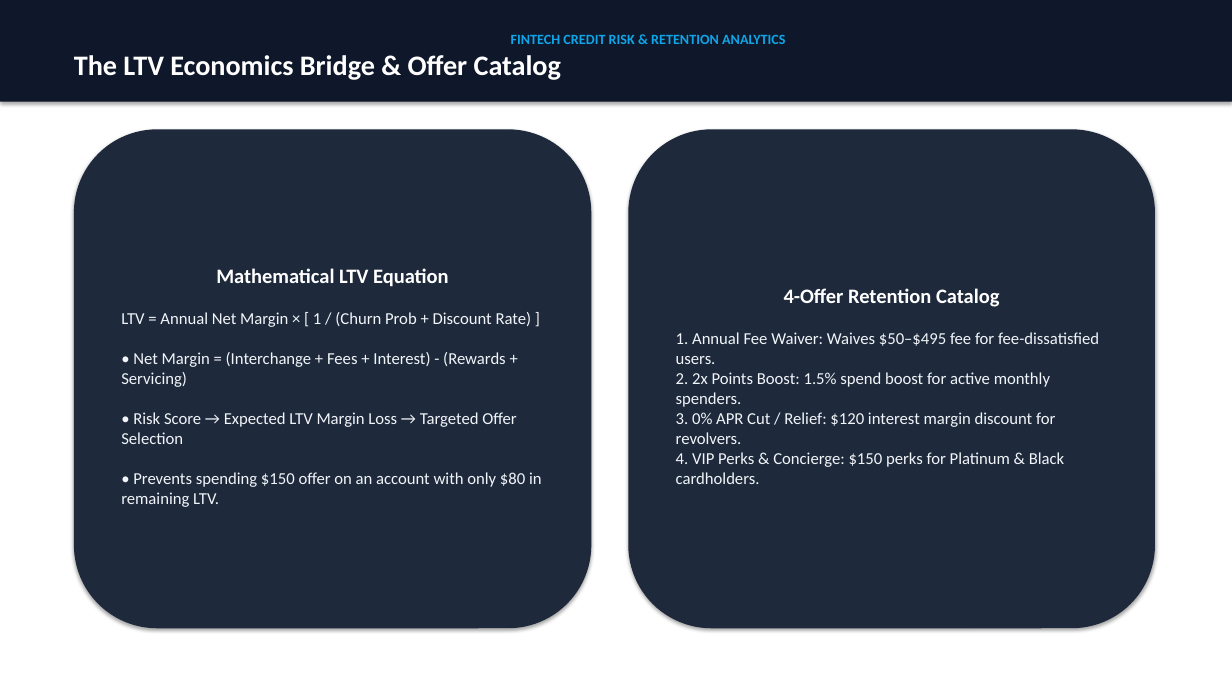
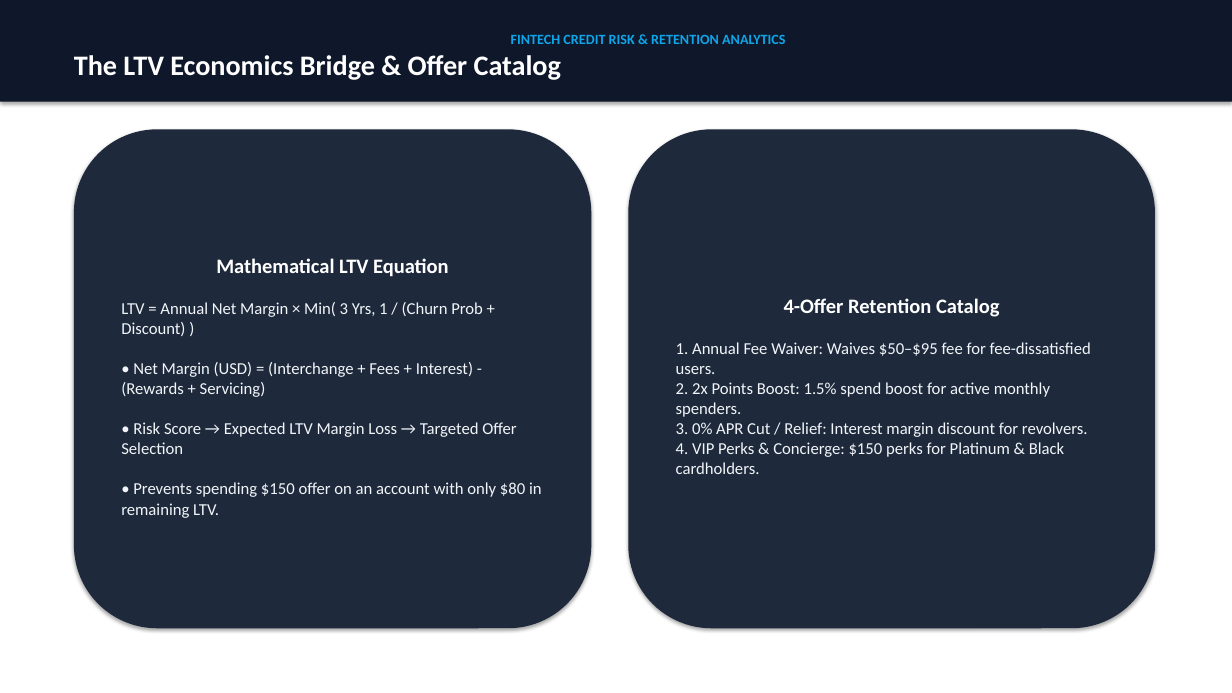
Before and after one commit to PriyankaHichkad/Fintech-Customer-Churn-Analytics, a slide deck: slide 5 of exports/FinTech_Churn_Retention_Strategy.pptx. Drawn at 1232x693 pixels with LibreOffice and Linux fonts; fonts in the diff are those of the drawing. Boxes give left, top, right and bottom in pixels: in the first picture for what was removed or moved away, otherwise in the second. Text is boxed around its words. In the diff, an @@ line names an element or a change of style, - is before the commit and + after.

```diff
--- a/exports/FinTech_Churn_Retention_Strategy.pptx
+++ b/exports/FinTech_Churn_Retention_Strategy.pptx
@@ text in rounded rectangle at <box>121,302,542,518</box>: text changed @@
-LTV = Annual Net Margin × [ 1 / (Churn Prob + Discount Rate) ]
-• Net Margin = (Interchange + Fees + Interest) - (Rewards + Servicing)
-• Risk Score → Expected LTV Margin Loss → Targeted Offer Selection
-• Prevents spending $150 offer on an account with only $80 in remaining LTV.
+LTV = Annual Net Margin × Min( 3 Yrs, 1 / (Churn Prob + Discount) )
+• Net Margin (USD) = (Interchange + Fees + Interest) - (Rewards + Servicing)
+• Risk Score → Expected LTV Margin Loss → Targeted Offer Selection
+• Prevents spending $150 offer on an account with only $80 in remaining LTV.
@@ text in rounded rectangle at <box>676,342,1091,474</box>: text changed @@
-1. Annual Fee Waiver: Waives $50–$495 fee for fee-dissatisfied users.
-2. 2x Points Boost: 1.5% spend boost for active monthly spenders.
-3. 0% APR Cut / Relief: $120 interest margin discount for revolvers.
-4. VIP Perks & Concierge: $150 perks for Platinum & Black cardholders.
+1. Annual Fee Waiver: Waives $50–$95 fee for fee-dissatisfied users.
+2. 2x Points Boost: 1.5% spend boost for active monthly spenders.
+3. 0% APR Cut / Relief: Interest margin discount for revolvers.
+4. VIP Perks & Concierge: $150 perks for Platinum & Black cardholders.
```
Also in this commit, not shown: 3 other slides changed, 12 other files.
